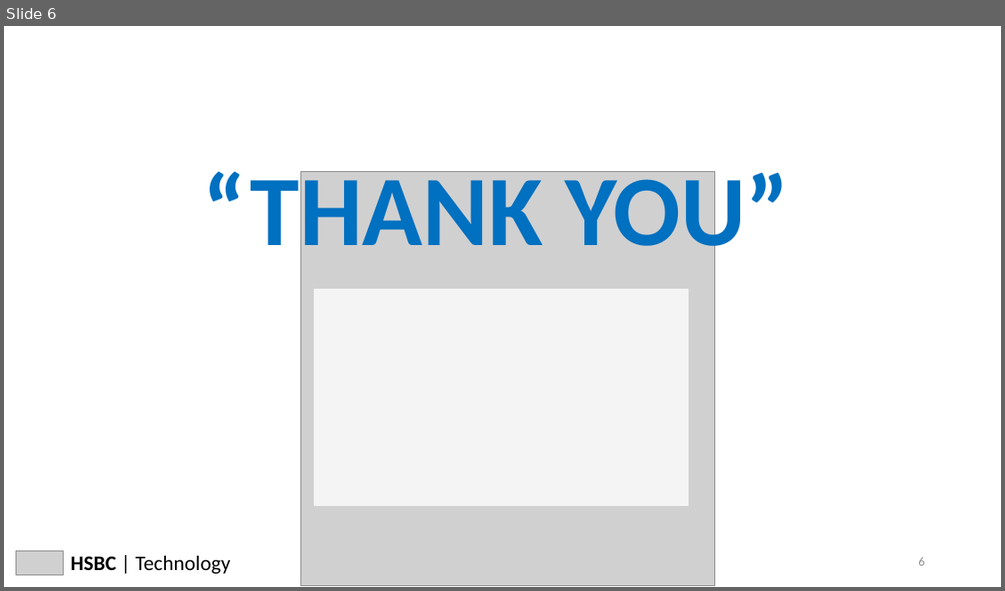
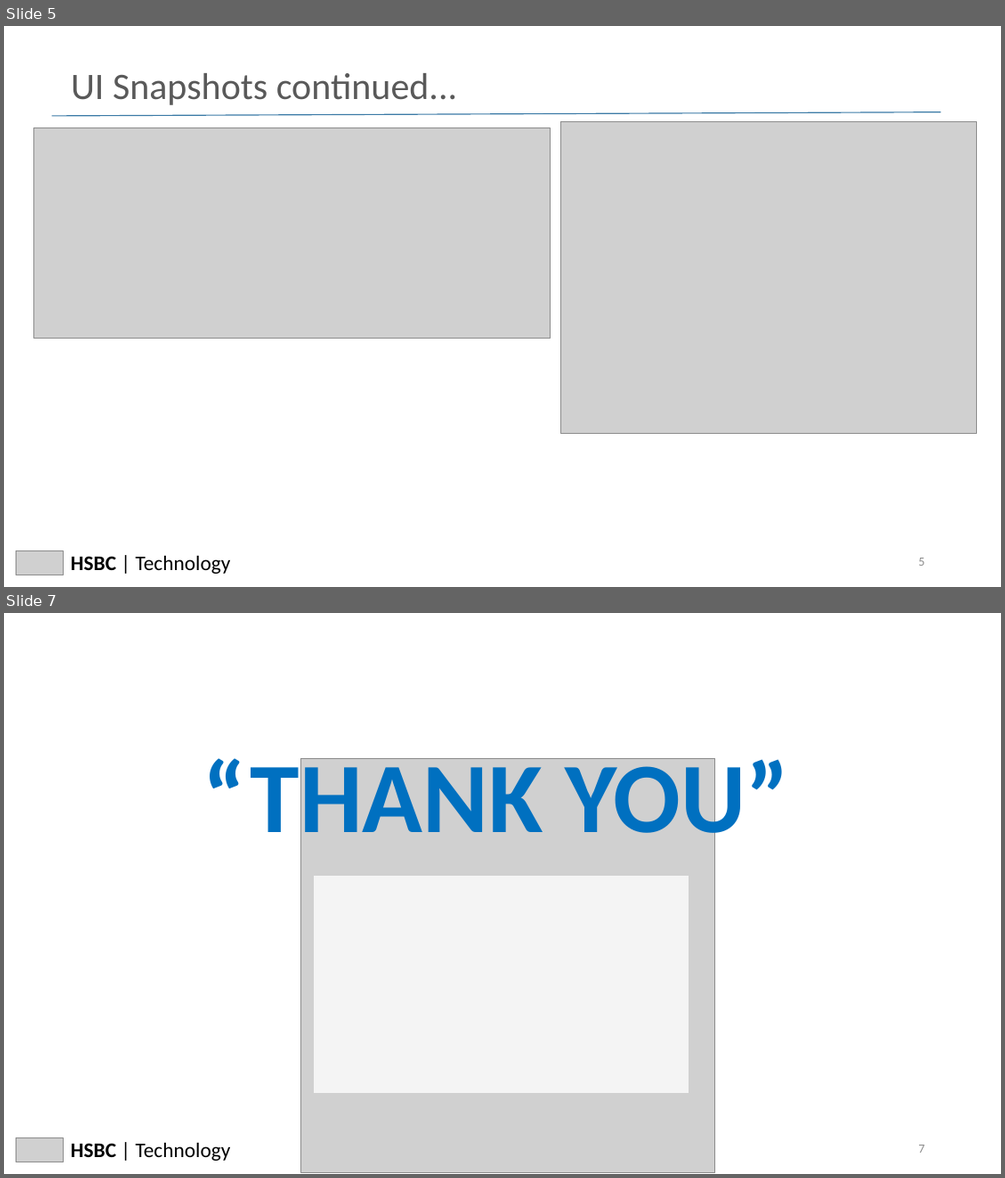
Before and after one commit to jaykhatri0875/meeting-room-booking-system, a slide deck: documents/Codefury_ClanOctate.pptx. Shown one above the other, each under a label of ours: slide 6 before the commit, slides 5 and 7 after it; the slides between them are not shown. The pictures are 1005x591 and 1005x1178 pixels, drawn with LibreOffice and Linux fonts; fonts in the diff are those of the drawing; grey boxes stand for pictures. Boxes give left, top, right and bottom in pixels: in the first picture for what was removed or moved away, otherwise in the second. Text is boxed around its words. In the diff, an @@ line names an element or a change of style, - is before the commit and + after.

```diff
--- a/documents/Codefury_ClanOctate.pptx
+++ b/documents/Codefury_ClanOctate.pptx
@@ slide 5 added at [4,26,1001,587], background #FFFFFF @@
@@ title added at [71,73,457,105], 36 pt, text #595959 @@
+UI Snapshots continued...
@@ picture added at [34,127,550,338] @@
@@ line added from (52, 116) to (941, 112), #3B7AA6 1 pt @@
@@ picture added at [561,122,977,434] @@
@@ picture added at [16,550,63,575] @@
@@ text added at [71,555,231,573], 20 pt, text #000000 @@
+HSBC | Technology
@@ page number added at [918,557,924,565], 12 pt, text #8C8C8C @@
+5
@@ what was slide 6 is now slide 7 @@
@@ page number at [918,1144,924,1152]: text changed @@
-6
+7
```
Also in this commit, not shown: 4 slides changed.
